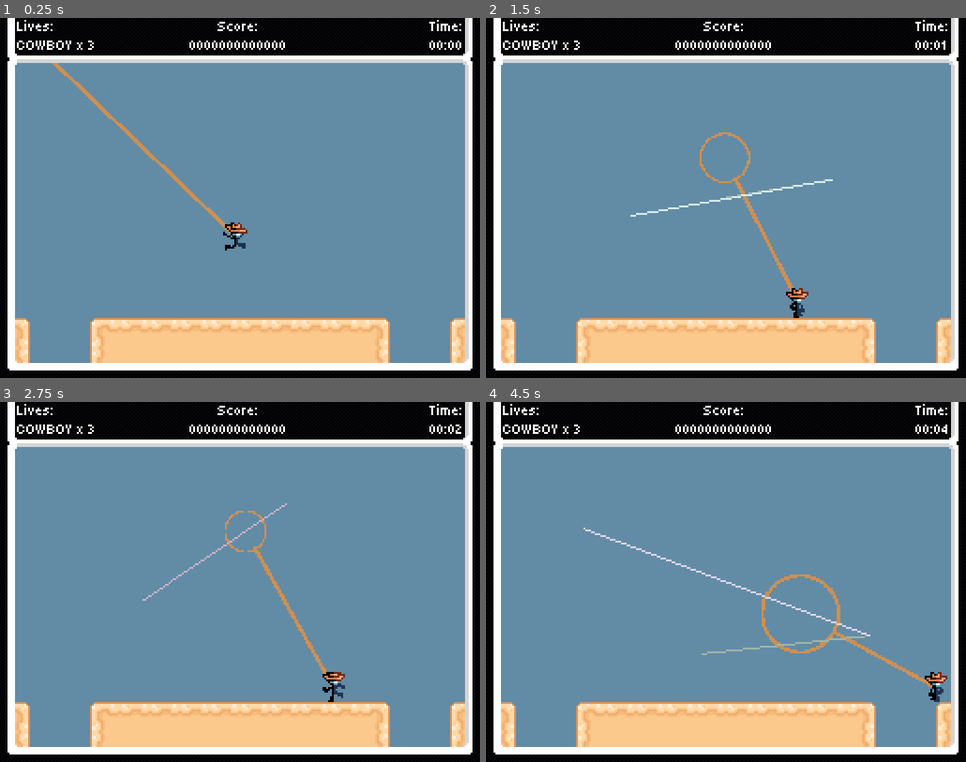
Above: before the commit, frames 1-4 (two rows, left to right).
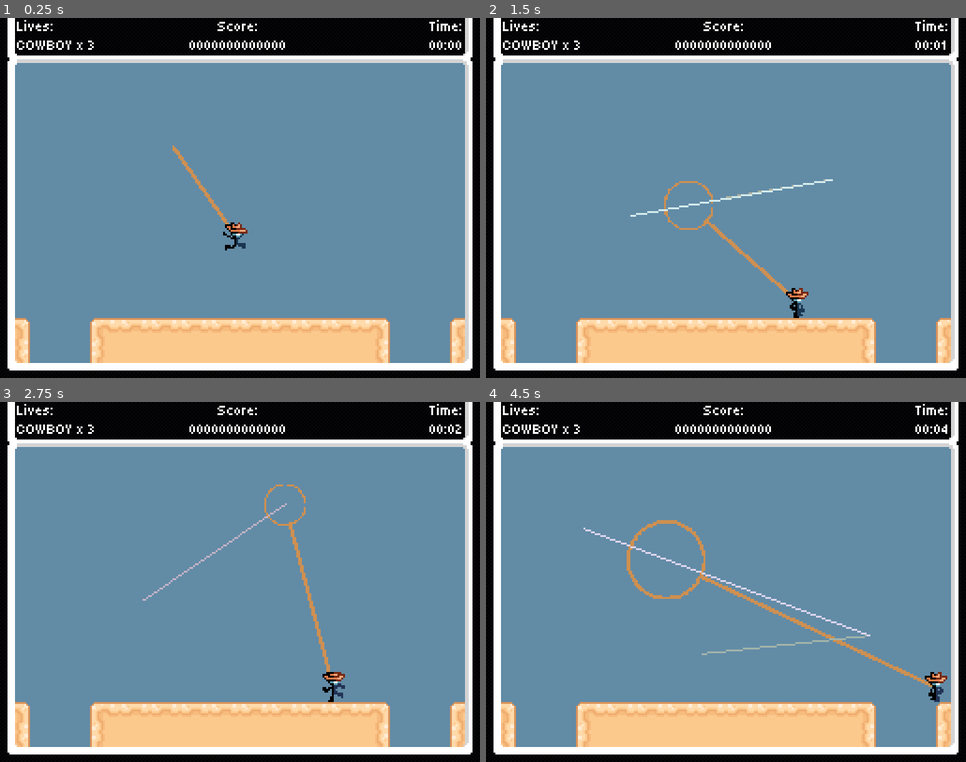
Above: after the commit, the same moments.

Repository: Jcodefox/GMTK-2025
Game: Godot game, scene res://scenes/topscenes/gameplay_topscene.tscn
The game is run twice, just before and just after one commit, with the same random seed, the same clock (stepped at 60 frames per second) and the same inputs.
Inputs (mouse positions are in pixels of both pictures, inside the frame that each line leads up to):
- Up to frame 1 (0.25 s): no input
- Up to frame 2 (1.5 s): move the mouse to (831, 180) at 0.52 s; hold D (move_right) from 0.53 s (still down); tap Space (move_jump) at 0.77 s; move the mouse to (630, 216) at 1.27 s
- Up to frame 3 (2.75 s): tap Space (move_jump) at 1.52 s; move the mouse to (288, 502) at 2.02 s; release D (move_right) at 2.03 s; hold A (move_left) from 2.03 s (still down)
- Up to frame 4 (4.5 s): move the mouse to (702, 654) at 2.77 s; release A (move_left) at 2.78 s; hold D (move_right) 2.78-4.28 s; tap Space (move_jump) at 3.02, 3.77 s; move the mouse to (870, 636) at 3.52 s; move the mouse to (582, 528) at 4.27 s; hold A (move_left) from 4.28 s (still down)

The runs differ from the first frame. In frame 1, 0.7% of the frame differs, in the area x 10-49%, y 12-60%; in frame 2, 0.9%; in frame 3, 0.9%; in frame 4, 1.5%, in the area x 29-92%, y 32-79%.

Commit message:
Experimental alternative lasso mouse approach

Diff:
--- a/scripts/prefabs/lasso_v2.gd
+++ b/scripts/prefabs/lasso_v2.gd
@@ -24,7 +24,9 @@
 
 func _process(delta: float):
 	lasso_target_pos = get_average_line_point()
-	lasso_current_pos = lasso_current_pos.move_toward(lasso_target_pos, delta * 100)
+	lasso_current_pos += (get_global_mouse_position() - lasso_current_pos) / 12.0
+	#lasso_current_pos.move_toward(lasso_target_pos, delta * 100)
+
 	$Sprite2D.position = lasso_current_pos - global_position
 	$Sprite2D.scale = Vector2(lasso_loop_size, lasso_loop_size) / 64
 	lasso_loop_size = sum_line_distance() / 8
